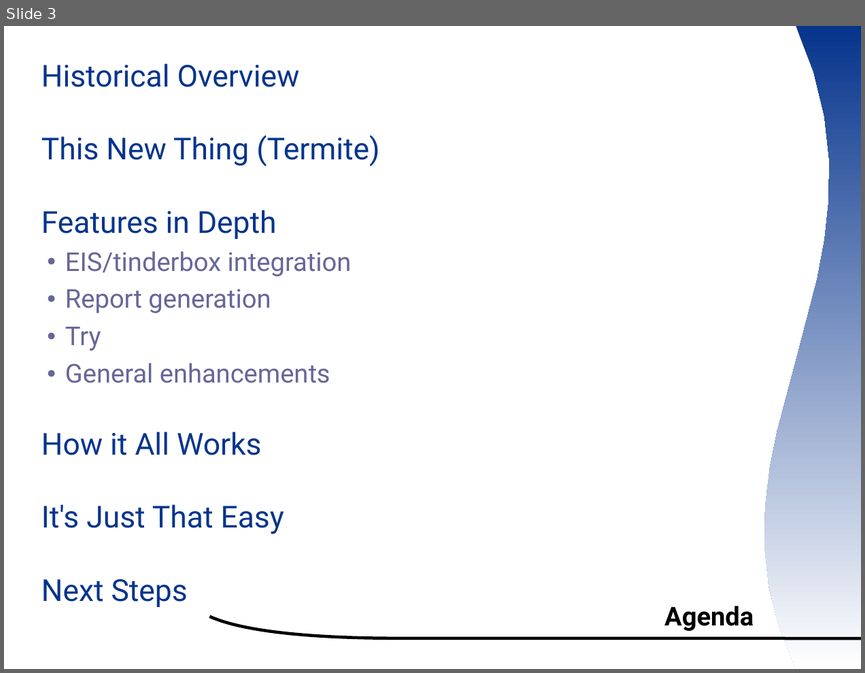
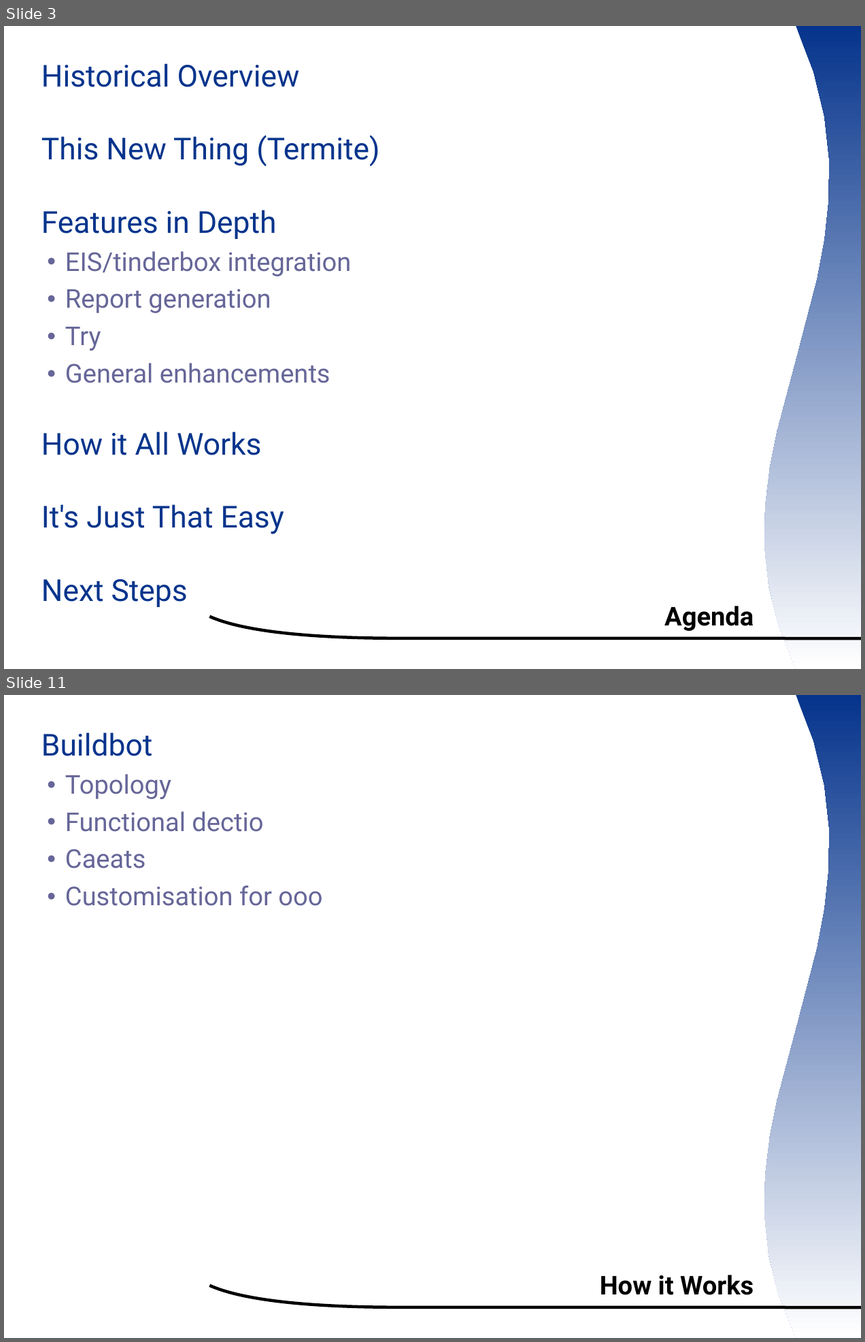
Before and after one commit to smsm1/ootermite, a slide deck: wiki/ooocon2007presentation.odp. Shown one above the other, each under a label of ours: slide 3 before the commit, slides 3 and 11 after it; the slides between them are not shown. The pictures are 865x673 and 865x1342 pixels, drawn with LibreOffice and Linux fonts; fonts in the diff are those of the drawing; background and template pictures are left out. Boxes give left, top, right and bottom in pixels: in the first picture for what was removed or moved away, otherwise in the second. Text is boxed around its words. In the diff, an @@ line names an element or a change of style, - is before the commit and + after.

```diff
--- a/wiki/ooocon2007presentation.odp
+++ b/wiki/ooocon2007presentation.odp
@@ slide 11 added at box(4, 695, 861, 1338), background #FFFFFF; not listed: 2 template elements that a slide beside it also shows @@
@@ text added at box(41, 732, 322, 906), 24 pt, text #666699 @@
+  Buildbot
+  ● Topology
+  ● Functional dectio
+  ● Caeats
+  ● Customisation for ooo
@@ title added at box(600, 1274, 753, 1295), 24 pt, text #000000, bold @@
+How it Works
```
Also in this commit, not shown: 2 slides changed, 9 other slides added.
